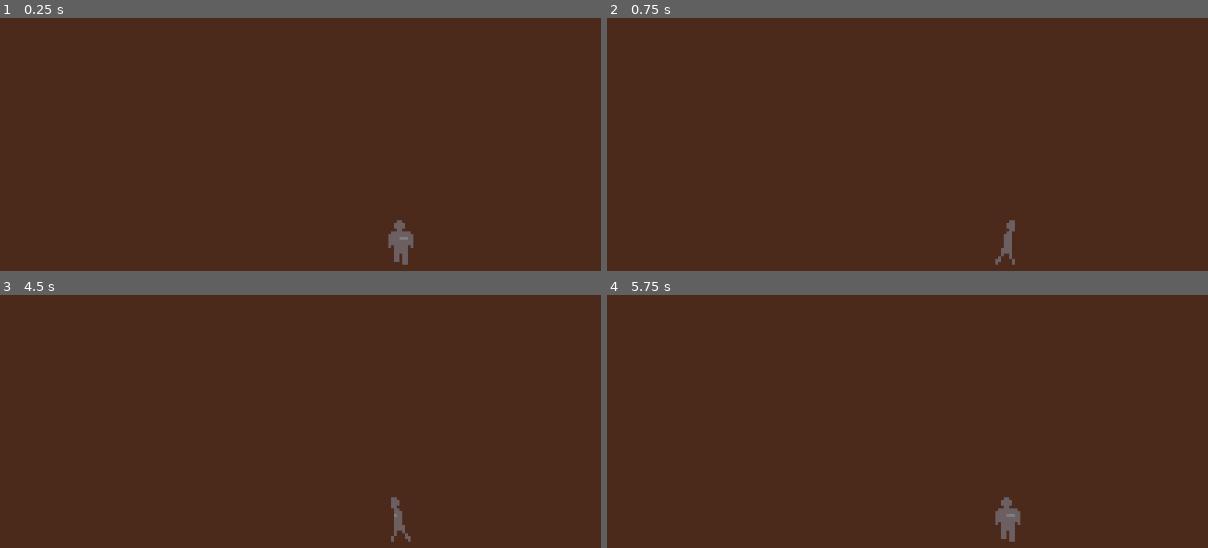
Above: before the commit, frames 1-4 (two rows, left to right).
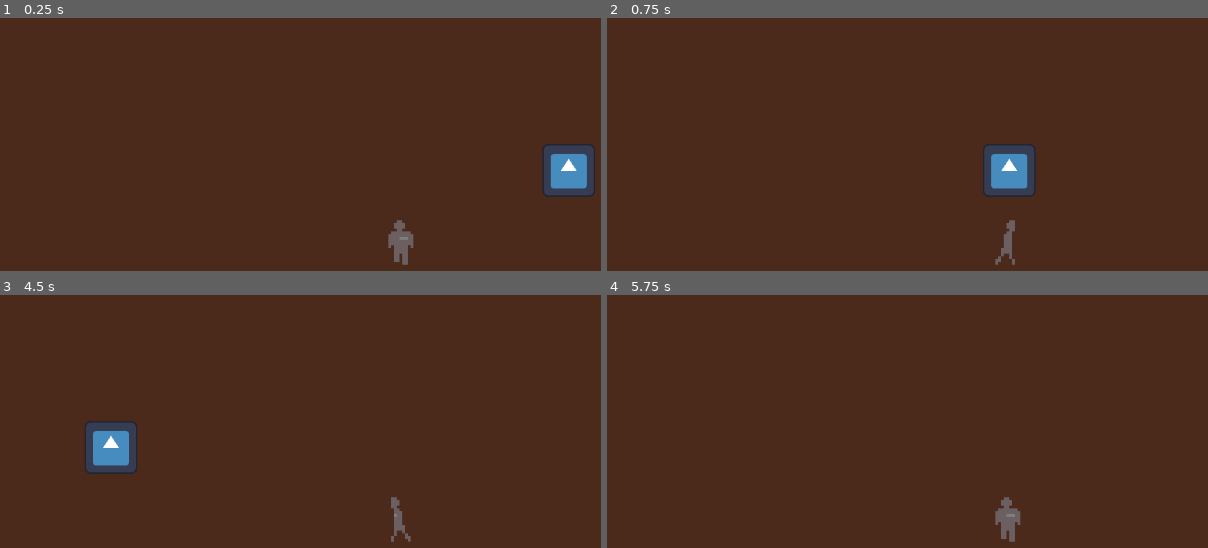
Above: after the commit, the same moments.

Repository: impstudio2024/gwj74
Game: Godot game, scene res://scenes/polygon_level.tscn
The game is run twice, just before and just after one commit, with the same random seed, the same clock (stepped at 60 frames per second) and the same inputs. The engine's default icon, where the game draws it, is replaced by a stand-in: a white triangle on a blue panel in a dark square.
Inputs:
- Up to frame 1 (0.25 s): no input
- Up to frame 2 (0.75 s): tap Enter (ui_accept) at 0.5, 0.6 s; hold D (move_right) from 0.53 s (still down)
- Up to frame 3 (4.5 s): tap Enter (ui_accept) at 0.77, 1.07, 1.35, 1.52, 1.82, 2.1, 2.85, 3.02, 3.32, 3.6, 3.77, 4.07, 4.35 s; release D (move_right) at 1.28 s; hold S (move_down) 1.28-2.03 s; hold D (move_right) 2.03-2.78 s; hold W (move_up) 2.78-3.53 s; hold A (move_left) from 3.53 s (still down)
- Up to frame 4 (5.75 s): tap Enter (ui_accept) at 4.52, 4.82, 5.1 s; release A (move_left) at 5.03 s; hold S (move_down) from 5.03 s (still down)

The runs differ from the first frame. In frame 1, 1.8% of the frame differs, in the area x 90-100%, y 49-71%; in frame 2, 1.8%; in frame 3, 1.8%; in frame 4, nothing differs.

Commit message:
interactable object template + example

Diff:
--- /dev/null
+++ b/godotwildjam2024_2dtopdownhorror/scenes/interactable_object.tscn
@@ -0,0 +1,6 @@
+[gd_scene load_steps=2 format=3 uid="uid://b7m34u5ca4kfa"]
+
+[ext_resource type="Script" path="res://scripts/interactable_object.gd" id="1_nv6fh"]
+
+[node name="InteractableObject" type="Area2D"]
+script = ExtResource("1_nv6fh")
--- /dev/null
+++ b/godotwildjam2024_2dtopdownhorror/scenes/interactable_object_example.tscn
@@ -0,0 +1,16 @@
+[gd_scene load_steps=4 format=3 uid="uid://dfnqfn3hxy1gg"]
+
+[ext_resource type="Script" path="res://scripts/interactable_object_example.gd" id="1_o87ux"]
+[ext_resource type="Texture2D" uid="uid://bih40837wi5jj" path="res://icon.svg" id="2_5pcej"]
+
+[sub_resource type="RectangleShape2D" id="RectangleShape2D_bxf2h"]
+
+[node name="InteractableObjectExample" type="Area2D"]
+script = ExtResource("1_o87ux")
+
+[node name="CollisionShape2D" type="CollisionShape2D" parent="."]
+shape = SubResource("RectangleShape2D_bxf2h")
+
+[node name="Icon" type="Sprite2D" parent="."]
+scale = Vector2(0.15, 0.15)
+texture = ExtResource("2_5pcej")
--- a/godotwildjam2024_2dtopdownhorror/scenes/player.tscn
+++ b/godotwildjam2024_2dtopdownhorror/scenes/player.tscn
@@ -85,9 +85,19 @@
 "speed": 5.0
 }]
 
+[sub_resource type="CircleShape2D" id="CircleShape2D_366kv"]
+radius = 4.0
+
 [node name="Player" type="CharacterBody2D"]
 script = ExtResource("1_jaktl")
 
 [node name="Sprite" type="AnimatedSprite2D" parent="."]
 sprite_frames = SubResource("SpriteFrames_gn4cd")
 animation = &"moving_down"
+frame_progress = 0.687402
+
+[node name="InteractionArea" type="Area2D" parent="."]
+
+[node name="Collision" type="CollisionShape2D" parent="InteractionArea"]
+position = Vector2(0, 5)
+shape = SubResource("CircleShape2D_366kv")
--- a/godotwildjam2024_2dtopdownhorror/scenes/polygon_level.tscn
+++ b/godotwildjam2024_2dtopdownhorror/scenes/polygon_level.tscn
@@ -1,7 +1,8 @@
-[gd_scene load_steps=3 format=3 uid="uid://dew26sjd0s26y"]
+[gd_scene load_steps=4 format=3 uid="uid://dew26sjd0s26y"]
 
-[ext_resource type="PackedScene" uid="uid://c7gawbr1h5164" path="res://scenes/player.tscn" id="1_16oua"]
+[ext_resource type="PackedScene" uid="uid://6quj6tmj4lo6" path="res://scenes/player.tscn" id="1_16oua"]
 [ext_resource type="Script" path="res://scripts/player_camera.gd" id="2_73jv1"]
+[ext_resource type="PackedScene" uid="uid://dfnqfn3hxy1gg" path="res://scenes/interactable_object_example.tscn" id="3_out3i"]
 
 [node name="PolygonLevel" type="Node2D"]
 texture_filter = 3
@@ -11,3 +12,6 @@
 [node name="PlayerCamera" type="Camera2D" parent="."]
 zoom = Vector2(4, 4)
 script = ExtResource("2_73jv1")
+
+[node name="InteractableObjectExample" parent="." instance=ExtResource("3_out3i")]
+position = Vector2(61, -26)
--- /dev/null
+++ b/godotwildjam2024_2dtopdownhorror/scripts/interactable_object.gd
@@ -0,0 +1,8 @@
+extends Area2D
+class_name InteractableObject
+
+func _ready():
+	pass
+
+func interact():
+	pass
--- /dev/null
+++ b/godotwildjam2024_2dtopdownhorror/scripts/interactable_object_example.gd
@@ -0,0 +1,4 @@
+extends InteractableObject
+
+func interact():
+	print("interacted")
--- a/godotwildjam2024_2dtopdownhorror/scripts/player.gd
+++ b/godotwildjam2024_2dtopdownhorror/scripts/player.gd
@@ -1,4 +1,5 @@
 extends CharacterBody2D
+class_name Player
 var speed = 300.0
 @onready var sprite = $Sprite
 
@@ -9,6 +10,8 @@
 	movement_controller()
 
 func movement_controller():
+	if Input.is_action_just_pressed("ui_accept"):
+		interact()
 	if Input.is_action_pressed("move_up"):
 		velocity.y -= 1
 	if Input.is_action_pressed("move_left"):
@@ -32,3 +35,10 @@
 		sprite.pause()
 	move_and_slide()
 	velocity = Vector2.ZERO
+
+func interact():
+	for area in get_node("InteractionArea").get_overlapping_areas():
+		if area is InteractableObject:
+			area.interact()
+			return true
+	return false
Not shown: 1 places in godotwildjam2024_2dtopdownhorror/scenes/player.tscn that only renumber resources
